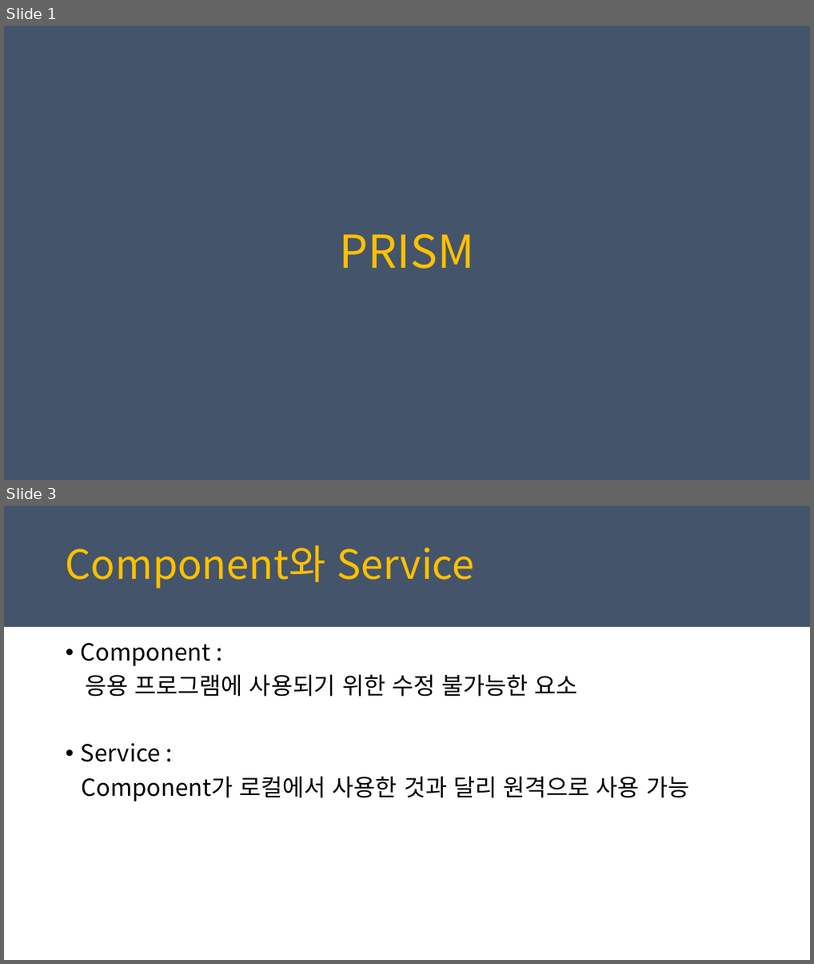
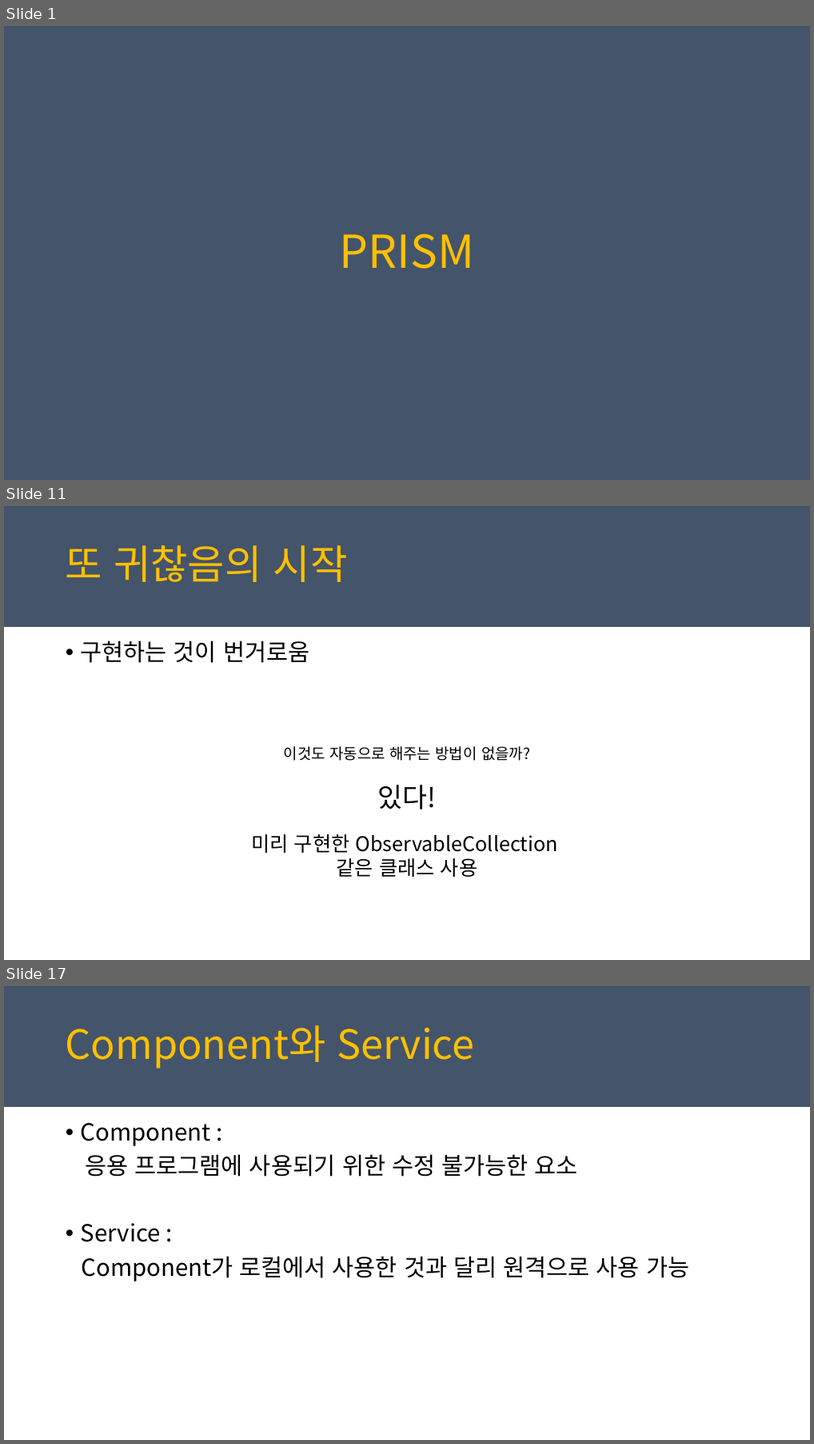
Before and after one commit to juniair/Summary-PPT, a slide deck: PRISM_최종.pptx. Shown one above the other, each under a label of ours: slides 1 and 3 before the commit, slides 1, 11 and 17 after it; the slides between them are not shown. The pictures are 814x964 and 814x1444 pixels, drawn with LibreOffice and Linux fonts; fonts in the diff are those of the drawing. Boxes give left, top, right and bottom in pixels: in the first picture for what was removed or moved away, otherwise in the second. Text is boxed around its words. In the diff, an @@ line names an element or a change of style, - is before the commit and + after.

```diff
--- a/PRISM_최종.pptx
+++ b/PRISM_최종.pptx
@@ slide 11 added at (4,506,810,960), background #FFFFFF; not listed: 1 template element that a slide beside it also shows @@
@@ text added at (66,545,348,582), 48 pt, text #FFC000 @@
+또 귀찮음의 시작
@@ text added at (81,640,310,663), 28 pt, text #000000 @@
+• 구현하는 것이 번거로움
@@ text added at (252,746,558,876), 24 pt, text #000000 @@
+이것도 자동으로 해주는 방법이 없을까?
+있다!
+미리 구현한 ObservableCollection
+같은 클래스 사용
@@ what was slide 3 is now slide 17 @@
```
Also in this commit, not shown: 7 slides changed, 27 other slides added, 3 slides removed, 3 other files.
